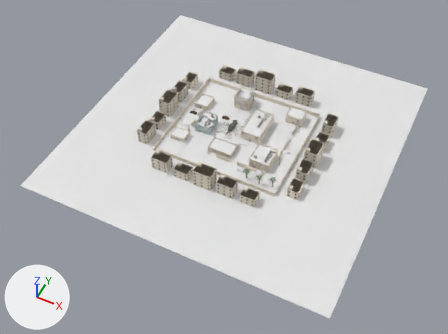
A saved change to the Blender file tools/map/crash-level.blend.
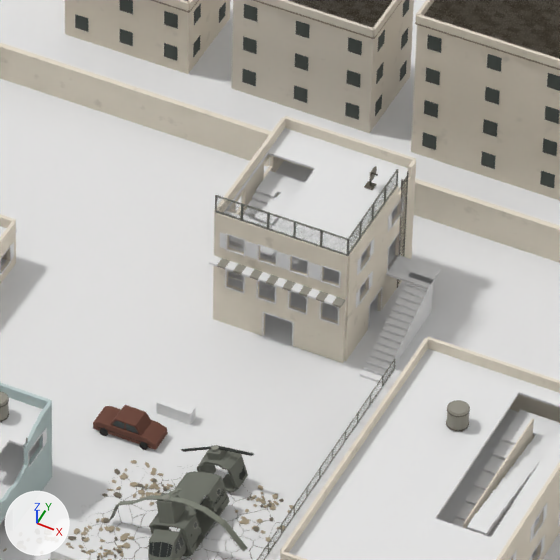
The first picture shows the older version from a 50 mm lens placed at (121.0, -263.0, 291.0), pointed at (0.0, -22.0, -11.0). The close-ups show the older and then the newer version on the part from 47% to 60% of the width and 22% to 39% of the height of that picture. Only the edits that show in the close-ups are written down. Lighting does not change. The marker at lower left points along +X, +Y and +Z.

Objects in the first close-up: 'city-low.001', 'city-mid.001', 'city-tall.001', 'helicopter.001', 'solid_0003', 'solid_0004', 'solid_0011', 'solid_0012', 'solid_0024', 'solid_0237', 'solid_0615', 'solid_1192', 'solid_1194', 'solid_1198' and 214 more.
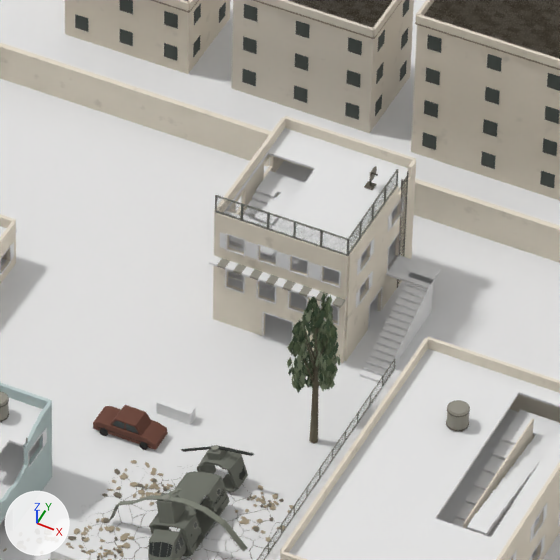
Where the change shows, as pixel boxes (x1, y1, x2, y2) in the close-ups (560 x 560 px):
'solid_1198', moved (not visible afterwards): before (0, 43, 560, 263)
'solid_1199', moved (not visible before): after (0, 43, 560, 263)
'tree-crown.001', added: after (287, 293, 340, 393)
    faces in mat_tree_leafdark (dark green #4c6045): (288, 293, 339, 393)
    faces in mat_tree_leaf (dark green #6a7a59): (288, 296, 340, 389)
    faces in mat_tree_leaflight (greyish green #899679): (287, 295, 339, 391)
    faces in mat_tree_wood (brown #6d6653): (300, 323, 331, 388)
'solid_1194', moved (not visible afterwards): before (156, 396, 196, 425)
'solid_1195', moved (not visible before): after (156, 396, 196, 425)
'tree-trunk.001', added (brown): after (309, 327, 319, 444)
'solid_1192', moved (not visible afterwards): before (51, 543, 91, 560)
'solid_1193', moved (not visible before): after (51, 543, 91, 560)
'solid_0063', unchanged, covered by the edit: before (293, 314, 346, 363); after (293, 314, 345, 363)

What the commit changed:
Material 'tree.wood' (mat_tree_wood) is new.
Its base color is (0.153, 0.133, 0.0865) (brown #6d6653).
Its roughness is 0.96.
Material 'tree.leafDark' (mat_tree_leafdark) is new.
Its base color is (0.0723, 0.117, 0.0595) (dark green #4c6045).
Its roughness is 0.95.
Material 'tree.leaf' (mat_tree_leaf) is new.
Its base color is (0.144, 0.195, 0.0999) (dark green #6a7a59).
Its roughness is 0.95.
Material 'tree.leafLight' (mat_tree_leaflight) is new.
Its base color is (0.25, 0.305, 0.191) (greyish green #899679).
Its roughness is 0.95.
Mesh me_tree_crown is new.
It has 5904 vertices, 4488 faces and spans x -1.92..1.84, y -1.38..1.32, z 4.39..13.34.
Faces by material slot: [168, 1440, 1440, 1440].
It uses material mat_tree_wood (brown #6d6653).
It uses material mat_tree_leaf (dark green #6a7a59).
It uses material mat_tree_leafdark (dark green #4c6045).
It uses material mat_tree_leaflight (greyish green #899679).
Mesh me_tree_trunk is new.
It has 60 vertices, 68 faces and spans x -0.3..0.3, y -0.3..0.3, z 0.0..11.0.
It uses material mat_tree_wood (brown #6d6653).
Object 'solid_1192' (ob_solid_1192) moves from (-12.0, -4.0, 0.5) to (26.65, -36.3, 0.93).
Object 'solid_1193' (ob_solid_1193) moves from (7.0, -8.0, 0.5) to (-12.0, -4.0, 0.5).
Object 'solid_1194' (ob_solid_1194) moves from (-12.0, 12.0, 0.5) to (7.0, -8.0, 0.5).
Object 'solid_1195' (ob_solid_1195) moves from (35.0, -2.0, 0.5) to (-12.0, 12.0, 0.5).
Object 'solid_1198' (ob_solid_1198) moves from (0.0, 38.2, 1.5) to (14.0, -29.0, 0.5).
Object 'solid_1199' (ob_solid_1199) moves from (0.0, -38.2, 1.5) to (0.0, 38.2, 1.5).
Object 'tree-crown.001' (ob_tree_crown_001) is new; it shows me_tree_crown.
Its location is (-2.5, 14.0, 0.0).
Object 'tree-trunk.001' (ob_tree_trunk_001) is new; it shows me_tree_trunk.
Its location is (-2.5, 14.0, 0.0).
